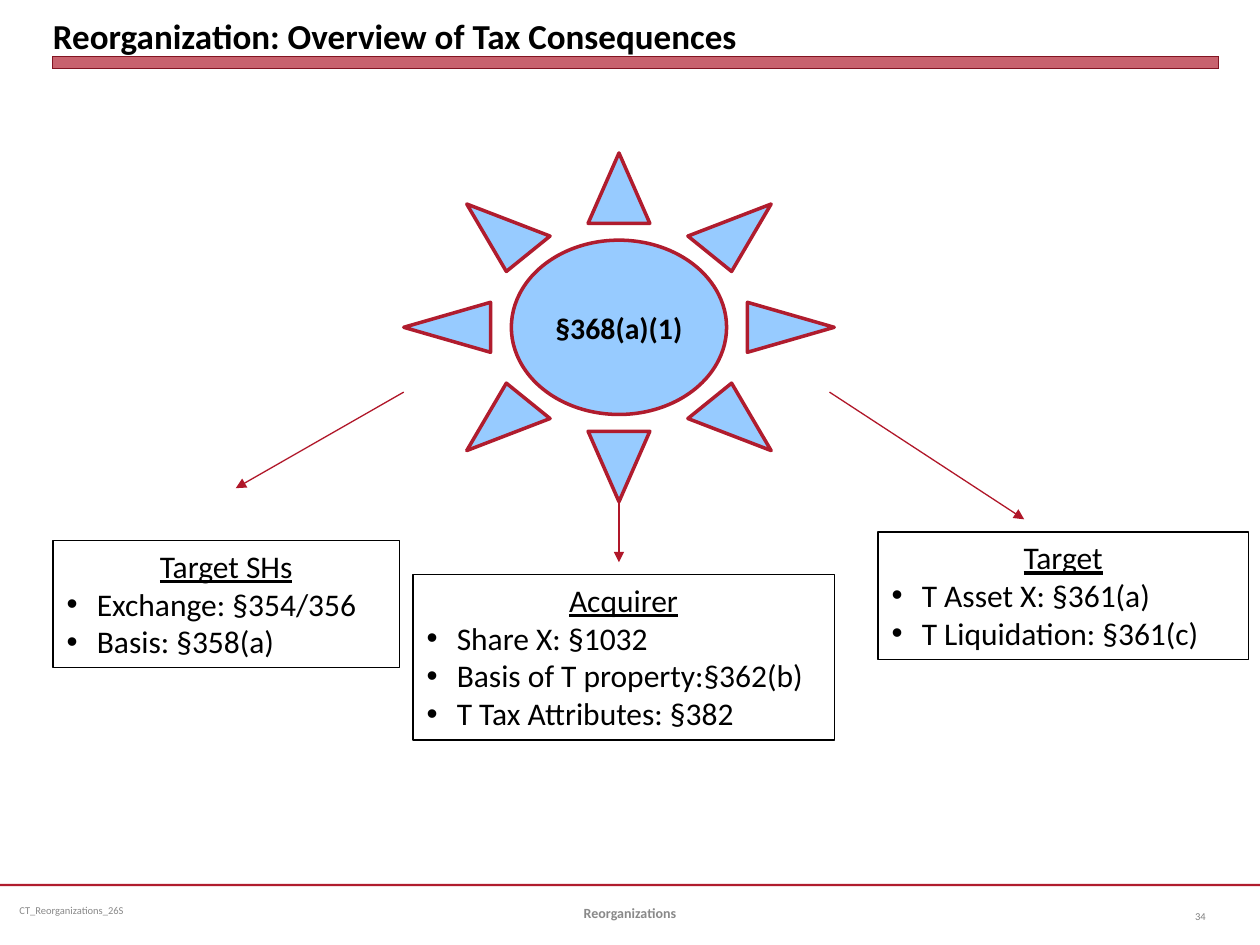
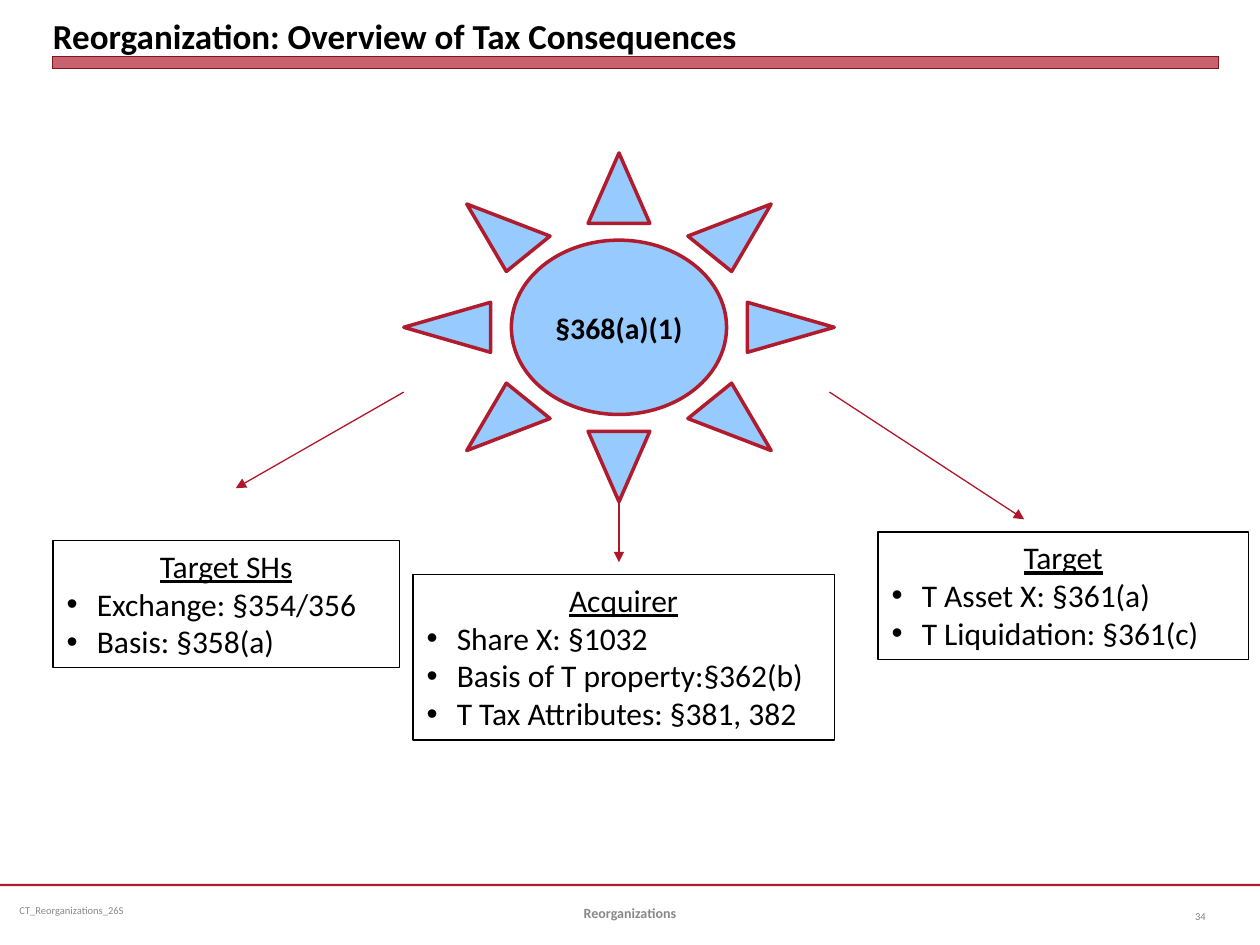
Before and after one commit to jmc877/Corporate-Tax, a slide deck: slide 34 of slides/CT_Reorganizations_26S.pptx. Drawn at 1260x945 pixels with LibreOffice and Linux fonts; fonts in the diff are those of the drawing. Boxes give left, top, right and bottom in pixels: in the first picture for what was removed or moved away, otherwise in the second. Text is boxed around its words. In the diff, an @@ line names an element or a change of style, - is before the commit and + after.

```diff
--- a/slides/CT_Reorganizations_26S.pptx
+++ b/slides/CT_Reorganizations_26S.pptx
@@ text in rectangle at [457,703,796,729]: text changed @@
-• T Tax Attributes: §382
+• T Tax Attributes: §381, 382
```
Also in this commit, not shown: 1 other slide changed.
